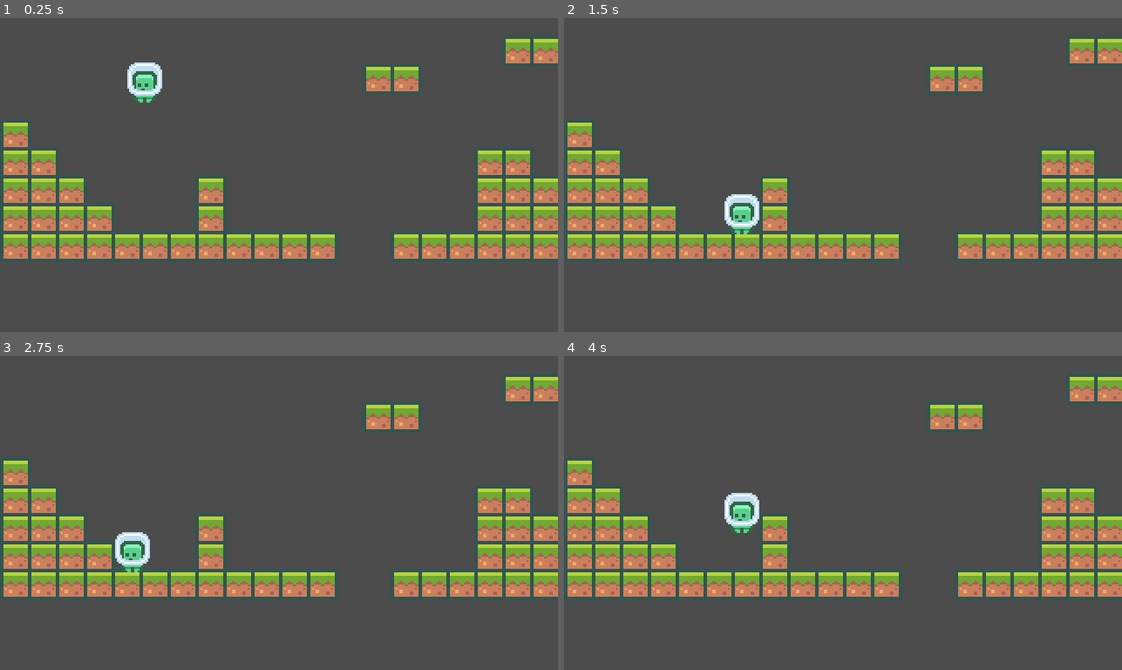
Above: before the commit, frames 1-4 (two rows, left to right).
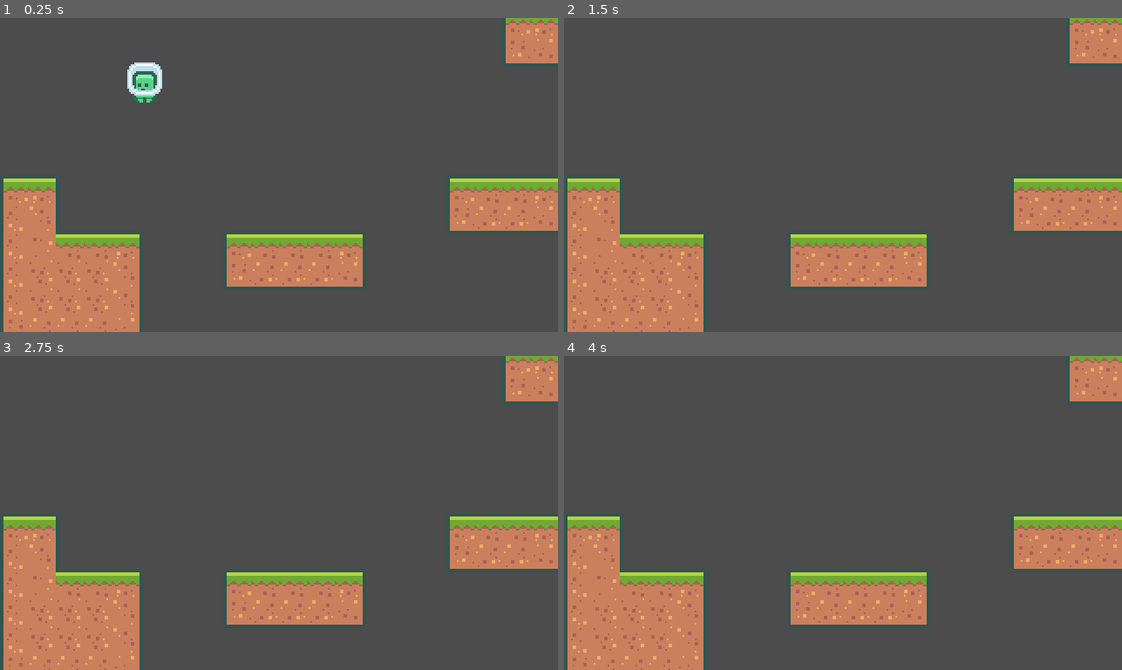
Above: after the commit, the same moments.

Repository: tiagoskaterock/GodotPlatformer
Game: Godot game, scene res://Scenes/Main.tscn
Two runs of this game, one before a commit and one after it. Both use one fixed random seed, a clock stepped at 60 frames per second and the inputs below.
Inputs:
- Up to frame 1 (0.25 s): no input
- Up to frame 2 (1.5 s): hold D (move_right) from 0.53 s (still down); tap W (jump) at 0.77 s
- Up to frame 3 (2.75 s): tap W (jump) at 1.52 s; release D (move_right) at 2.03 s; hold A (move_left) from 2.03 s (still down)
- Up to frame 4 (4 s): tap Enter at 2.75 s; release A (move_left) at 2.78 s; hold D (move_right) from 2.78 s (still down); tap W (jump) at 3.02, 3.77 s

The runs differ from the first frame. In frame 1, 24% of the frame differs, in the area x 0-100%, y 0-100%; in frame 2, 25%; in frame 3, 25%; in frame 4, 25%.

Commit message:
6. Tilemap Autotiles

Diff:
--- a/Game/Resources/tileset.tres
+++ b/Game/Resources/tileset.tres
@@ -1,29 +1,51 @@
-[gd_resource type="TileSet" load_steps=3 format=2]
+[gd_resource type="TileSet" load_steps=2 format=2]
 
 [ext_resource path="res://Assets/Tilemap/tiles_packed.png" type="Texture" id=1]
 
-[sub_resource type="ConvexPolygonShape2D" id=1]
-points = PoolVector2Array( 0, 0, 18, 0, 18, 18, 0, 18 )
-
 [resource]
-0/name = "tiles_packed.png 0"
-0/texture = ExtResource( 1 )
-0/tex_offset = Vector2( 0, 0 )
-0/modulate = Color( 1, 1, 1, 1 )
-0/region = Rect2( 0, 0, 18, 18 )
-0/tile_mode = 0
-0/occluder_offset = Vector2( 0, 0 )
-0/navigation_offset = Vector2( 0, 0 )
-0/shape_offset = Vector2( 0, 0 )
-0/shape_transform = Transform2D( 1, 0, 0, 1, 0, 0 )
-0/shape = SubResource( 1 )
-0/shape_one_way = false
-0/shape_one_way_margin = 1.0
-0/shapes = [ {
-"autotile_coord": Vector2( 0, 0 ),
-"one_way": false,
-"one_way_margin": 1.0,
-"shape": SubResource( 1 ),
-"shape_transform": Transform2D( 1, 0, 0, 1, 0, 0 )
-} ]
-0/z_index = 0
+1/name = "tiles_packed.png 1"
+1/texture = ExtResource( 1 )
+1/tex_offset = Vector2( 0, 0 )
+1/modulate = Color( 1, 1, 1, 1 )
+1/region = Rect2( 148, 71, 3, 2 )
+1/tile_mode = 1
+1/autotile/bitmask_mode = 0
+1/autotile/bitmask_flags = [  ]
+1/autotile/icon_coordinate = Vector2( 0, 0 )
+1/autotile/tile_size = Vector2( 32, 32 )
+1/autotile/spacing = 0
+1/autotile/occluder_map = [  ]
+1/autotile/navpoly_map = [  ]
+1/autotile/priority_map = [  ]
+1/autotile/z_index_map = [  ]
+1/occluder_offset = Vector2( 0, 0 )
+1/navigation_offset = Vector2( 0, 0 )
+1/shape_offset = Vector2( 0, 0 )
+1/shape_transform = Transform2D( 1, 0, 0, 1, 0, 0 )
+1/shape_one_way = false
+1/shape_one_way_margin = 0.0
+1/shapes = [  ]
+1/z_index = 0
+2/name = "tiles_packed.png 2"
+2/texture = ExtResource( 1 )
+2/tex_offset = Vector2( 0, 0 )
+2/modulate = Color( 1, 1, 1, 1 )
+2/region = Rect2( 0, 162, 54, 54 )
+2/tile_mode = 1
+2/autotile/bitmask_mode = 0
+2/autotile/bitmask_flags = [  ]
+2/autotile/icon_coordinate = Vector2( 0, 0 )
+2/autotile/tile_size = Vector2( 18, 18 )
+2/autotile/spacing = 0
+2/autotile/occluder_map = [  ]
+2/autotile/navpoly_map = [  ]
+2/autotile/priority_map = [  ]
+2/autotile/z_index_map = [  ]
+2/occluder_offset = Vector2( 0, 0 )
+2/navigation_offset = Vector2( 0, 0 )
+2/shape_offset = Vector2( 0, 0 )
+2/shape_transform = Transform2D( 1, 0, 0, 1, 0, 0 )
+2/shape_one_way = false
+2/shape_one_way_margin = 0.0
+2/shapes = [  ]
+2/z_index = 0
--- a/Game/Scenes/Main.tscn
+++ b/Game/Scenes/Main.tscn
@@ -1,18 +1,155 @@
-[gd_scene load_steps=5 format=2]
+[gd_scene load_steps=19 format=2]
 
-[ext_resource path="res://Resources/tileset.tres" type="TileSet" id=1]
+[ext_resource path="res://Assets/Tilemap/tiles_packed.png" type="Texture" id=1]
 [ext_resource path="res://Assets/Characters/Player/character_0000.png" type="Texture" id=2]
 [ext_resource path="res://Scripts/Player.gd" type="Script" id=3]
 
 [sub_resource type="RectangleShape2D" id=1]
 
+[sub_resource type="ConvexPolygonShape2D" id=2]
+points = PoolVector2Array( 0, 0, 18, 0, 18, 18, 0, 18 )
+
+[sub_resource type="ConvexPolygonShape2D" id=3]
+points = PoolVector2Array( 0, 0, 18, 0, 18, 18, 0, 18 )
+
+[sub_resource type="ConvexPolygonShape2D" id=4]
+points = PoolVector2Array( 0, 0, 18, 0, 18, 18, 0, 18 )
+
+[sub_resource type="ConvexPolygonShape2D" id=5]
+points = PoolVector2Array( 0, 0, 18, 0, 18, 18, 0, 18 )
+
+[sub_resource type="ConvexPolygonShape2D" id=6]
+points = PoolVector2Array( 0, 0, 18, 0, 18, 18, 0, 18 )
+
+[sub_resource type="ConvexPolygonShape2D" id=7]
+points = PoolVector2Array( 0, 0, 18, 0, 18, 18, 0, 18 )
+
+[sub_resource type="ConvexPolygonShape2D" id=8]
+points = PoolVector2Array( 0, 0, 18, 0, 18, 18, 0, 18 )
+
+[sub_resource type="ConvexPolygonShape2D" id=9]
+points = PoolVector2Array( 0, 0, 18, 0, 18, 18, 0, 18 )
+
+[sub_resource type="ConvexPolygonShape2D" id=10]
+points = PoolVector2Array( 0, 0, 18, 0, 18, 18, 0, 18 )
+
+[sub_resource type="ConvexPolygonShape2D" id=11]
+points = PoolVector2Array( 0, 0, 18, 0, 18, 18, 0, 18 )
+
+[sub_resource type="ConvexPolygonShape2D" id=12]
+points = PoolVector2Array( 0, 0, 18, 0, 18, 18, 0, 18 )
+
+[sub_resource type="ConvexPolygonShape2D" id=13]
+points = PoolVector2Array( 0, 0, 18, 0, 18, 18, 0, 18 )
+
+[sub_resource type="ConvexPolygonShape2D" id=14]
+points = PoolVector2Array( 0, 0, 18, 0, 18, 18, 0, 18 )
+
+[sub_resource type="TileSet" id=15]
+0/name = "tiles_packed.png 0"
+0/texture = ExtResource( 1 )
+0/tex_offset = Vector2( 0, 0 )
+0/modulate = Color( 1, 1, 1, 1 )
+0/region = Rect2( 0, 162, 90, 54 )
+0/tile_mode = 1
+0/autotile/bitmask_mode = 1
+0/autotile/bitmask_flags = [ Vector2( 0, 0 ), 432, Vector2( 0, 1 ), 438, Vector2( 0, 2 ), 54, Vector2( 1, 0 ), 504, Vector2( 1, 1 ), 511, Vector2( 1, 2 ), 63, Vector2( 2, 0 ), 216, Vector2( 2, 1 ), 219, Vector2( 2, 2 ), 27, Vector2( 3, 0 ), 255, Vector2( 3, 1 ), 507, Vector2( 4, 0 ), 447, Vector2( 4, 1 ), 510 ]
+0/autotile/icon_coordinate = Vector2( 0, 0 )
+0/autotile/tile_size = Vector2( 18, 18 )
+0/autotile/spacing = 0
+0/autotile/occluder_map = [  ]
+0/autotile/navpoly_map = [  ]
+0/autotile/priority_map = [  ]
+0/autotile/z_index_map = [  ]
+0/occluder_offset = Vector2( 0, 0 )
+0/navigation_offset = Vector2( 0, 0 )
+0/shape_offset = Vector2( 0, 0 )
+0/shape_transform = Transform2D( 1, 0, 0, 1, 0, 0 )
+0/shape = SubResource( 2 )
+0/shape_one_way = false
+0/shape_one_way_margin = 1.0
+0/shapes = [ {
+"autotile_coord": Vector2( 0, 0 ),
+"one_way": false,
+"one_way_margin": 1.0,
+"shape": SubResource( 2 ),
+"shape_transform": Transform2D( 1, 0, 0, 1, 0, 0 )
+}, {
+"autotile_coord": Vector2( 1, 0 ),
+"one_way": false,
+"one_way_margin": 1.0,
+"shape": SubResource( 3 ),
+"shape_transform": Transform2D( 1, 0, 0, 1, 0, 0 )
+}, {
+"autotile_coord": Vector2( 2, 0 ),
+"one_way": false,
+"one_way_margin": 1.0,
+"shape": SubResource( 4 ),
+"shape_transform": Transform2D( 1, 0, 0, 1, 0, 0 )
+}, {
+"autotile_coord": Vector2( 3, 0 ),
+"one_way": false,
+"one_way_margin": 1.0,
+"shape": SubResource( 5 ),
+"shape_transform": Transform2D( 1, 0, 0, 1, 0, 0 )
+}, {
+"autotile_coord": Vector2( 4, 0 ),
+"one_way": false,
+"one_way_margin": 1.0,
+"shape": SubResource( 6 ),
+"shape_transform": Transform2D( 1, 0, 0, 1, 0, 0 )
+}, {
+"autotile_coord": Vector2( 4, 1 ),
+"one_way": false,
+"one_way_margin": 1.0,
+"shape": SubResource( 7 ),
+"shape_transform": Transform2D( 1, 0, 0, 1, 0, 0 )
+}, {
+"autotile_coord": Vector2( 3, 1 ),
+"one_way": false,
+"one_way_margin": 1.0,
+"shape": SubResource( 8 ),
+"shape_transform": Transform2D( 1, 0, 0, 1, 0, 0 )
+}, {
+"autotile_coord": Vector2( 2, 1 ),
+"one_way": false,
+"one_way_margin": 1.0,
+"shape": SubResource( 9 ),
+"shape_transform": Transform2D( 1, 0, 0, 1, 0, 0 )
+}, {
+"autotile_coord": Vector2( 1, 1 ),
+"one_way": false,
+"one_way_margin": 1.0,
+"shape": SubResource( 10 ),
+"shape_transform": Transform2D( 1, 0, 0, 1, 0, 0 )
+}, {
+"autotile_coord": Vector2( 0, 1 ),
+"one_way": false,
+"one_way_margin": 1.0,
+"shape": SubResource( 11 ),
+"shape_transform": Transform2D( 1, 0, 0, 1, 0, 0 )
+}, {
+"autotile_coord": Vector2( 0, 2 ),
+"one_way": false,
+"one_way_margin": 1.0,
+"shape": SubResource( 12 ),
+"shape_transform": Transform2D( 1, 0, 0, 1, 0, 0 )
+}, {
+"autotile_coord": Vector2( 1, 2 ),
+"one_way": false,
+"one_way_margin": 1.0,
+"shape": SubResource( 13 ),
+"shape_transform": Transform2D( 1, 0, 0, 1, 0, 0 )
+}, {
+"autotile_coord": Vector2( 2, 2 ),
+"one_way": false,
+"one_way_margin": 1.0,
+"shape": SubResource( 14 ),
+"shape_transform": Transform2D( 1, 0, 0, 1, 0, 0 )
+} ]
+0/z_index = 0
+
 [node name="MainScene" type="Node2D"]
-
-[node name="TileMap" type="TileMap" parent="."]
-tile_set = ExtResource( 1 )
-cell_size = Vector2( 16, 16 )
-format = 1
-tile_data = PoolIntArray( -327672, 0, 0, -327671, 0, 0, -262141, 0, 0, -262140, 0, 0, -65546, 0, 0, -10, 0, 0, -9, 0, 0, -65529, 0, 0, -65528, 0, 0, 65526, 0, 0, 65527, 0, 0, 65528, 0, 0, 65533, 0, 0, 7, 0, 0, 8, 0, 0, 9, 0, 0, 131062, 0, 0, 131063, 0, 0, 131064, 0, 0, 131065, 0, 0, 131069, 0, 0, 65543, 0, 0, 65544, 0, 0, 65545, 0, 0, 196598, 0, 0, 196599, 0, 0, 196600, 0, 0, 196601, 0, 0, 196602, 0, 0, 196603, 0, 0, 196604, 0, 0, 196605, 0, 0, 196606, 0, 0, 196607, 0, 0, 131072, 0, 0, 131073, 0, 0, 131076, 0, 0, 131077, 0, 0, 131078, 0, 0, 131079, 0, 0, 131080, 0, 0, 131081, 0, 0 )
 
 [node name="Player" type="KinematicBody2D" parent="."]
 position = Vector2( -77, -72 )
@@ -29,3 +166,9 @@
 
 [node name="Camera" type="Camera2D" parent="."]
 current = true
+
+[node name="TileMap" type="TileMap" parent="."]
+tile_set = SubResource( 15 )
+cell_size = Vector2( 16, 16 )
+format = 1
+tile_data = PoolIntArray( -393208, 0, 0, -393207, 0, 2, -327672, 0, 131072, -327671, 0, 131074, 65526, 0, 0, 65527, 0, 2, 6, 0, 0, 7, 0, 1, 8, 0, 1, 9, 0, 2, 131062, 0, 65536, 131063, 0, 65538, 65542, 0, 131072, 65543, 0, 131073, 65544, 0, 131073, 65545, 0, 131074, 196598, 0, 65536, 196599, 0, 65539, 196600, 0, 1, 196601, 0, 1, 196602, 0, 2, 196606, 0, 0, 196607, 0, 1, 131072, 0, 1, 131073, 0, 1, 131074, 0, 2, 262134, 0, 65536, 262135, 0, 65537, 262136, 0, 65537, 262137, 0, 65537, 262138, 0, 65538, 262142, 0, 131072, 262143, 0, 131073, 196608, 0, 131073, 196609, 0, 131073, 196610, 0, 131074, 327670, 0, 65536, 327671, 0, 65537, 327672, 0, 65537, 327673, 0, 65537, 327674, 0, 65538, 393206, 0, 131072, 393207, 0, 131073, 393208, 0, 131073, 393209, 0, 131073, 393210, 0, 131074 )
Binary file changed: Game/Assets/Tilemap/tiles_packed.png
